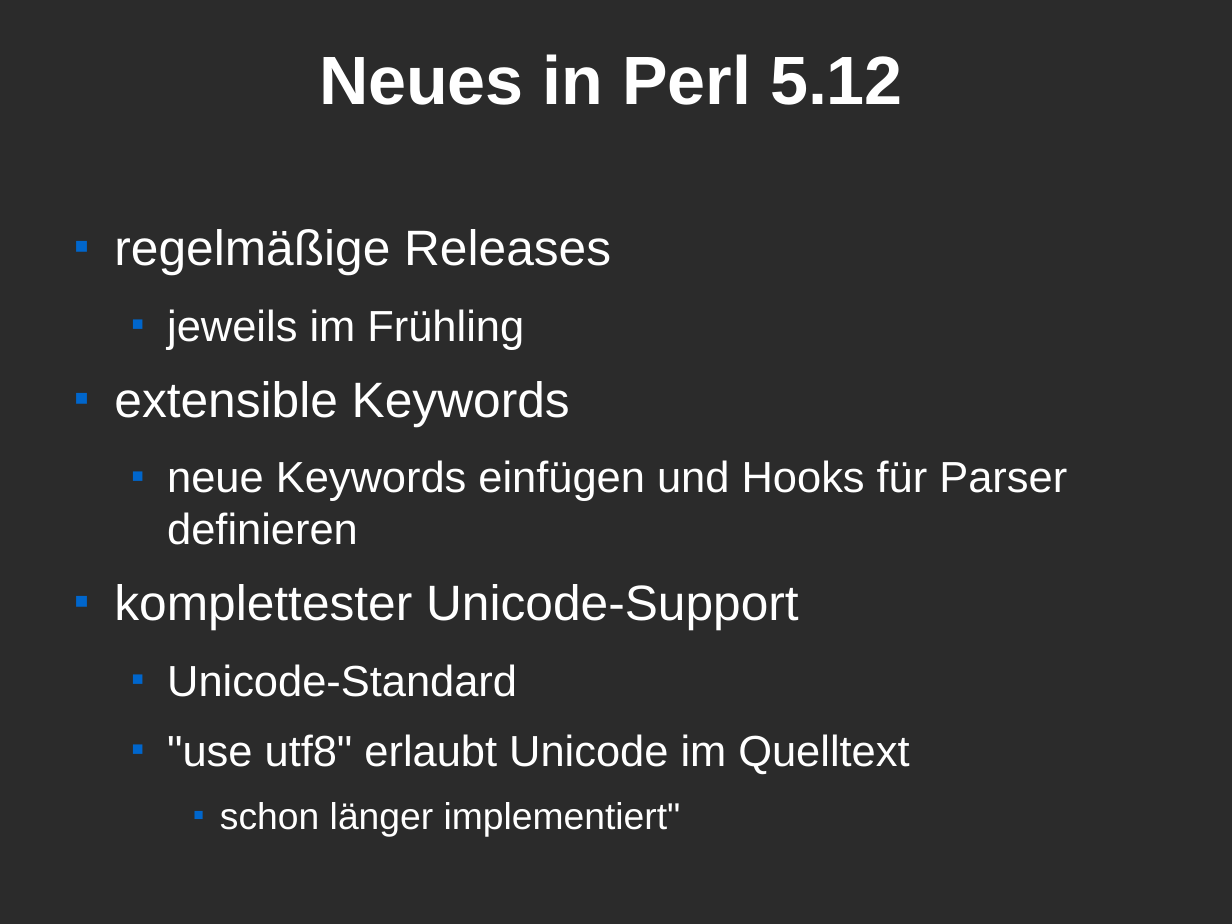
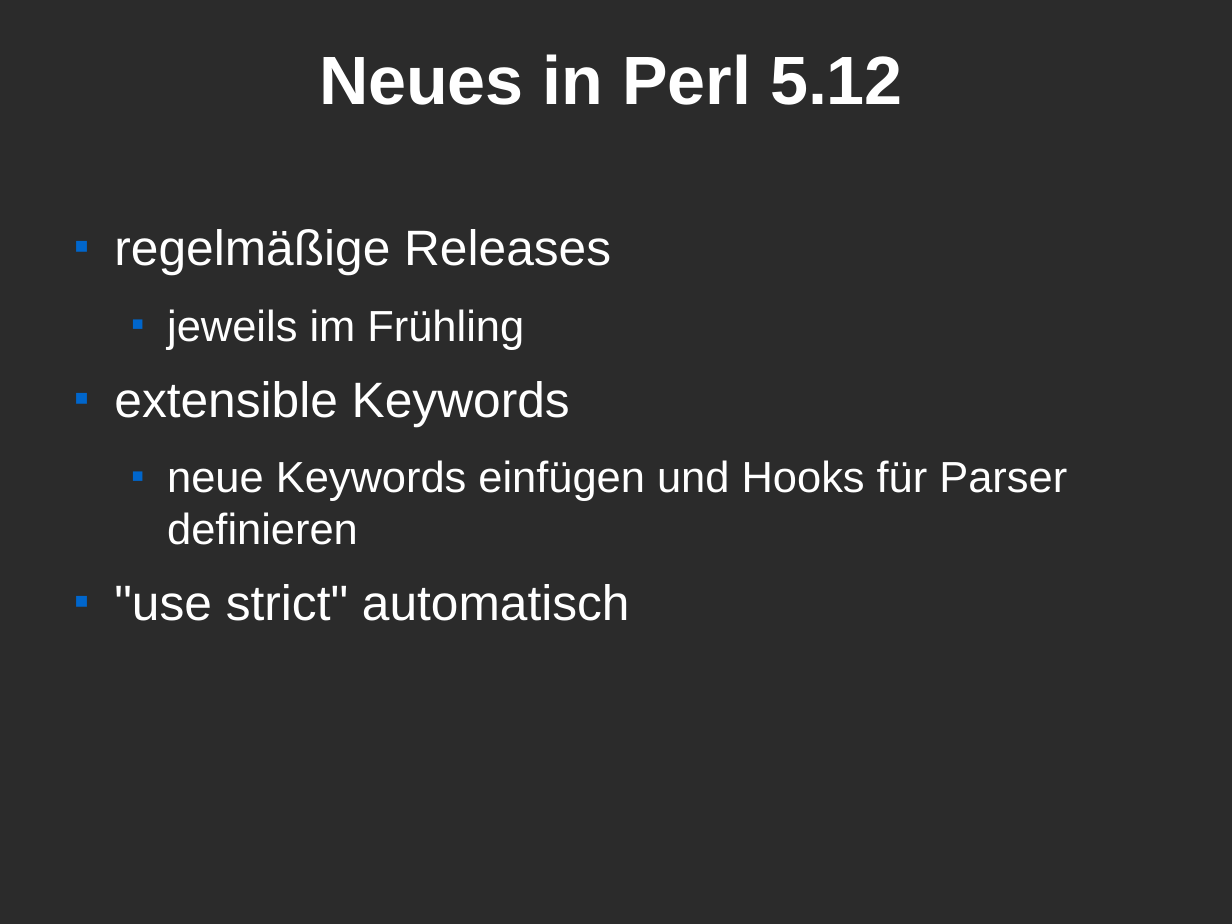
Before and after one commit to Caldrin/Vortrag_CLT, a slide deck: slide 3 of Modern Perl.odp. Drawn at 1232x924 pixels with LibreOffice and Linux fonts; fonts in the diff are those of the drawing; background and template pictures are left out; a plain dark background stands for a picture behind light text. Boxes give left, top, right and bottom in pixels: in the first picture for what was removed or moved away, otherwise in the second. Text is boxed around its words. In the diff, an @@ line names an element or a change of style, - is before the commit and + after.

```diff
--- a/Modern Perl.odp
+++ b/Modern Perl.odp
@@ text at [114,584,630,621]: text changed; size 28 to 32 pt @@
-■ komplettester Unicode-Support
-  ■ Unicode-Standard
-  ■ "use utf8" erlaubt Unicode im Quelltext
-    ■ schon länger implementiert"
+■ "use strict" automatisch
```
Also in this commit, not shown: 1 other slide changed, 4 slides added, 1 slide removed.
